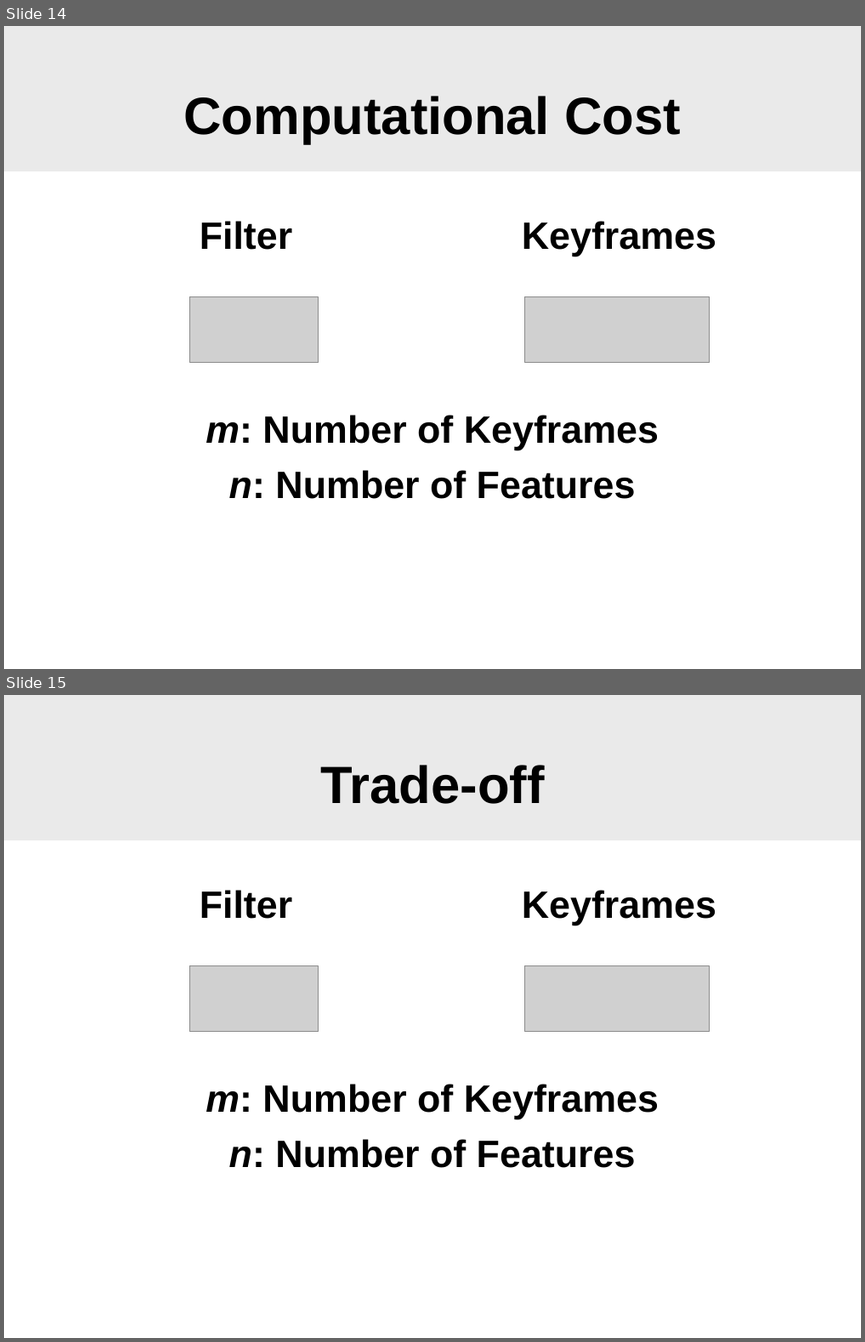
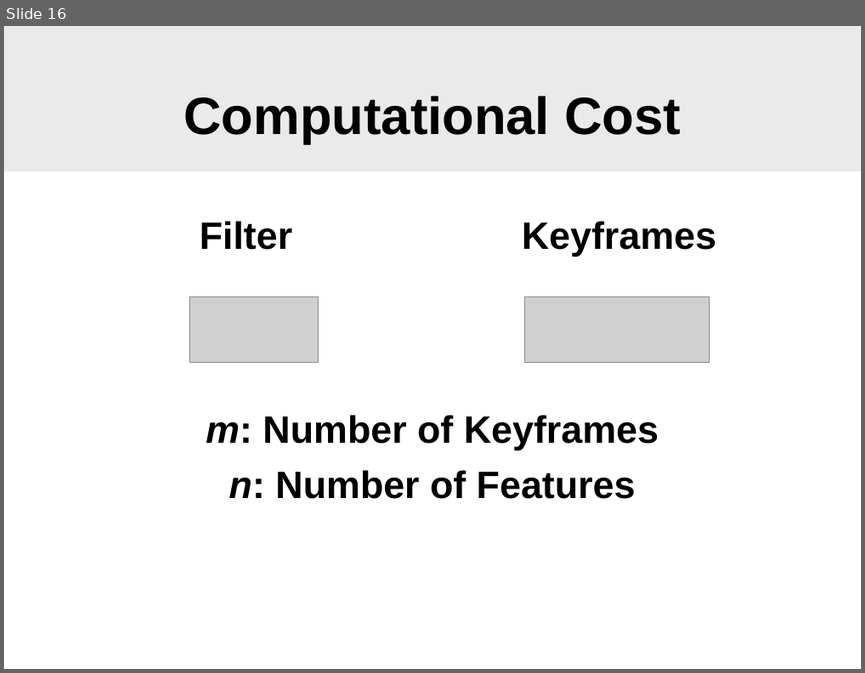
Before and after one commit to SgtPepper123/ICP_3dPhoto, a slide deck: slam/WhyFilter.odp. Shown one above the other, each under a label of ours: slides 14 and 15 before the commit, slide 16 after it. The pictures are 865x1342 and 865x673 pixels, drawn with LibreOffice and Linux fonts; fonts in the diff are those of the drawing; grey boxes stand for pictures; background and template pictures are left out. Boxes give left, top, right and bottom in pixels: in the first picture for what was removed or moved away, otherwise in the second. Text is boxed around its words. In the diff, an @@ line names an element or a change of style, - is before the commit and + after.

```diff
--- a/slam/WhyFilter.odp
+++ b/slam/WhyFilter.odp
@@ slide 15 removed at (4, 695, 861, 1338), background #FFFFFF; not listed: 1 template element that a slide beside it also shows @@
@@ title removed at (320, 765, 544, 804) @@
-Trade-off
@@ text removed at (200, 890, 292, 919) @@
-Filter
@@ text removed at (522, 890, 716, 925) @@
-Keyframes
@@ picture removed at (190, 966, 318, 1031) @@
@@ picture removed at (525, 966, 710, 1032) @@
@@ text removed at (205, 1083, 658, 1168) @@
-m: Number of Keyframes
-n: Number of Features
@@ what was slide 14 is now slide 16 @@
```
Also in this commit, not shown: 2 slides changed, 6 slides added, 1 other slide removed.
